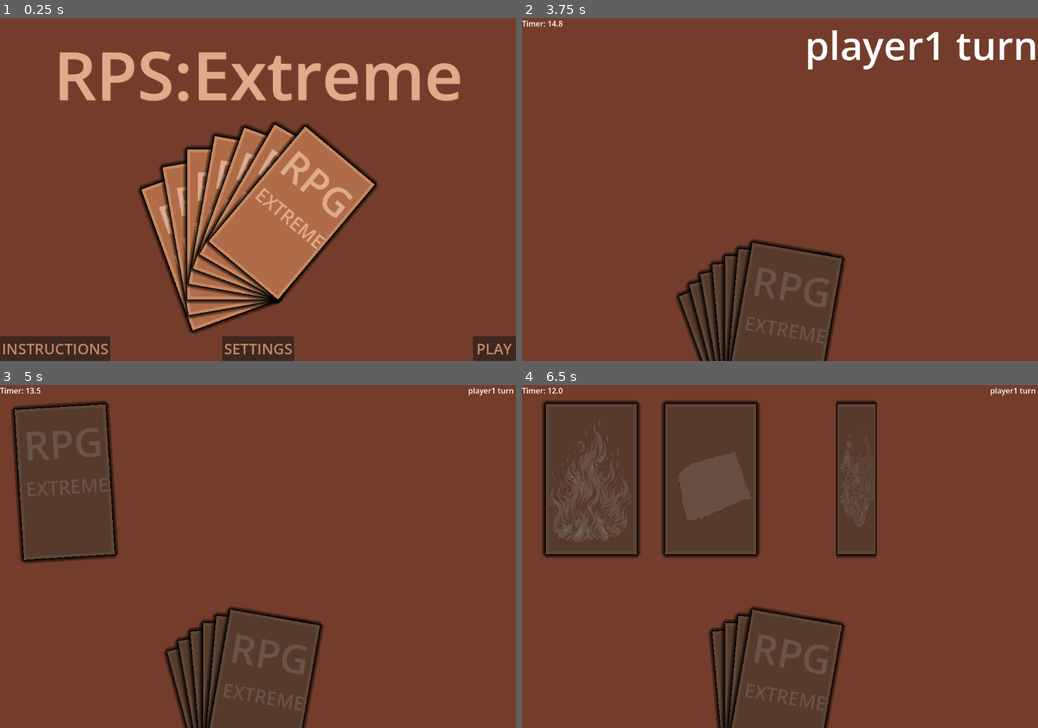
Above: before the commit, frames 1-4 (two rows, left to right).
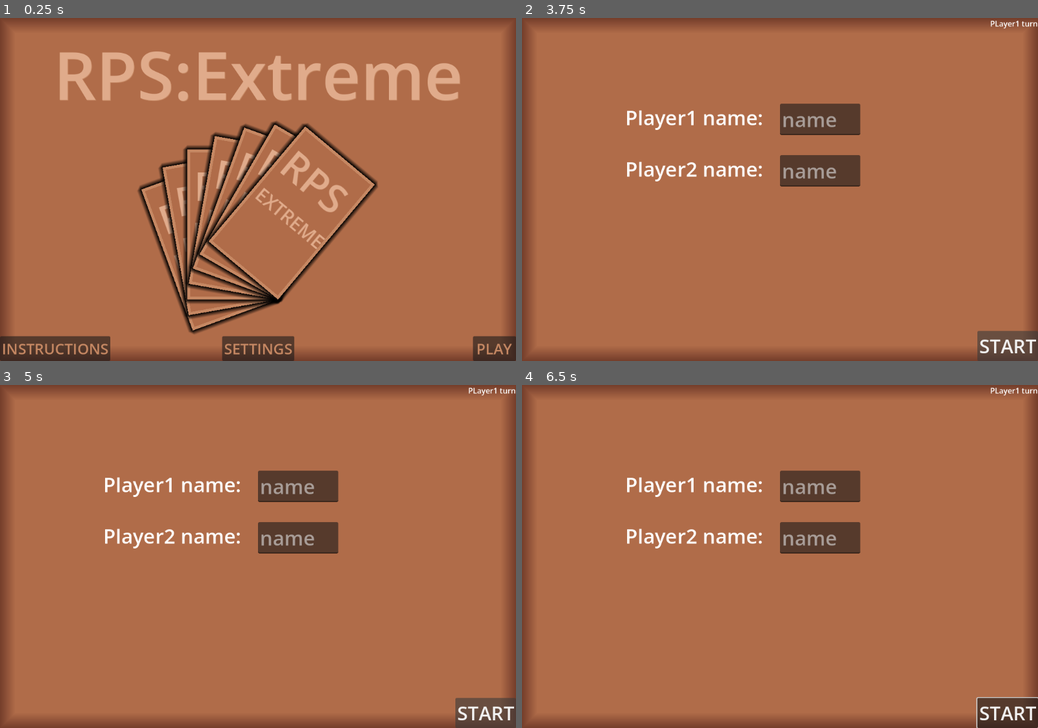
Above: after the commit, the same moments.

Repository: smkillerz777-star/RPS-Extreme
Game: Godot game, scene res://main_menu.tscn
Two runs of this game, one before a commit and one after it. Both use one fixed random seed, a clock stepped at 60 frames per second and the inputs below.
Inputs (mouse positions are in pixels of both pictures, inside the frame that each line leads up to):
- Up to frame 1 (0.25 s): no input
- Up to frame 2 (3.75 s): click "INSTRUCTIONS" at 0.5 s; click "BACK" at 1.25 s; click "SETTINGS" at 2 s; click "BACK" at 2.75 s; click "PLAY" at 3.5 s
- Up to frame 3 (5 s): click (485, 714) at 4.25 s, where only the run after the commit has a clickable "START"
- Up to frame 4 (6.5 s): click (1007, 714) at 5 s, where only the run after the commit has a clickable "START"; tap Enter at 5.75 s; move the mouse to (893, 539) at 5.77 s; hold Right from 5.78 s (still down); tap Alt at 5.85 s; click (893, 539) at 5.92 s

The runs differ from the first frame. In frame 1, 71% of the frame differs, in the area x 1-99%, y 1-99%; in frame 2, 94%, in the area x 0-100%, y 0-100%; in frame 3, 94%; in frame 4, 94%.

Commit message:
made it ready for export,added name input
added the export template, this thing took so much time bacause at the selection end i was setting the rotation in degrees but it takes input in radians and i took an hour to figure this out

Diff:
--- a/rps-extreme/card.tscn
+++ b/rps-extreme/card.tscn
@@ -93,7 +93,7 @@
 offset_bottom = 251.0
 theme_override_colors/font_color = Color(0.8784314, 0.67058825, 0.54509807, 1)
 theme_override_font_sizes/font_size = 84
-text = "RPG"
+text = "RPS"
 
 [node name="Label2" type="Label" parent="back" unique_id=748686281]
 offset_left = 13.0
--- a/rps-extreme/game_over.gd
+++ b/rps-extreme/game_over.gd
@@ -7,4 +7,5 @@
     global.score1 = 0
     global.score2 = 0
     global.time_past = 0
+    global.again = true
     get_tree().change_scene_to_file("res://main_game.tscn")
--- a/rps-extreme/global.gd
+++ b/rps-extreme/global.gd
@@ -9,3 +9,6 @@
 var player2 = "player2"
 var time_past = 0.0
 var winner = "player1"
+var rounds = 1
+var card_selected = 1
+var again = false
--- a/rps-extreme/instructions.tscn
+++ b/rps-extreme/instructions.tscn
@@ -2,6 +2,15 @@
 
 [ext_resource type="Script" uid="uid://ybwjvagn5py7" path="res://instructions.gd" id="1_7ls63"]
 [ext_resource type="Texture2D" uid="uid://iwprktscrbfg" path="res://graph.png" id="2_h8hbf"]
+
+[sub_resource type="StyleBoxFlat" id="StyleBoxFlat_h8hbf"]
+bg_color = Color(0.6901961, 0.42352942, 0.28627452, 1)
+border_width_left = 32
+border_width_top = 32
+border_width_right = 32
+border_width_bottom = 32
+border_color = Color(0.45490196, 0.23921569, 0.16862746, 1)
+border_blend = true
 
 [node name="Instructions" type="Control" unique_id=1292410311]
 layout_mode = 3
@@ -12,14 +21,14 @@
 grow_vertical = 2
 script = ExtResource("1_7ls63")
 
-[node name="ColorRect" type="ColorRect" parent="." unique_id=1027380291]
+[node name="Panel" type="Panel" parent="." unique_id=1032742952]
 layout_mode = 1
 anchors_preset = 15
 anchor_right = 1.0
 anchor_bottom = 1.0
 grow_horizontal = 2
 grow_vertical = 2
-color = Color(0.45490196, 0.23921569, 0.16862746, 1)
+theme_override_styles/panel = SubResource("StyleBoxFlat_h8hbf")
 
 [node name="Back" type="Button" parent="." unique_id=1370110437]
 layout_mode = 1
--- a/rps-extreme/main_game.gd
+++ b/rps-extreme/main_game.gd
@@ -9,9 +9,8 @@
 var score1 = 0
 var score2 = 0
 func _ready():
-	tween = create_tween()
-	label_animation(global.player1+" turn")
-	selection_start()
+	if(global.again):
+		game_start()
 func _process(delta: float) -> void:
 	global.time_past += delta
 	$Time_left.text = "Timer: " + str($Timer.time_left).substr(0,str($Timer.time_left).find(".")+2)
@@ -19,6 +18,8 @@
 		$Timer.stop()
 		$Timer.timeout.emit()
 		element_selected=0
+	max_element_selected = global.card_selected
+	max_match_game = global.rounds
 
 func _on_timer_timeout() -> void:
 	if(turn==1):
@@ -100,6 +101,8 @@
 		if(selected_cards.find(i)==-1):
 			turn_back(get_child(i+4))
 	for i in range(4,11):
+		var angle = (i-8)*5/180.0*PI
+		tween.tween_property(get_child(i),"rotation",angle,0.15)
 		tween.tween_property(get_child(i),"position",Vector2(615,815),0.15)
 
 func turn_front(card):
@@ -216,3 +219,22 @@
 
 func game_over():
 	get_tree().change_scene_to_file("res://game_over.tscn")
+func game_start():
+	$start.visible = false
+	$input1.visible = false
+	$input2.visible = false
+	$player1.visible = false
+	$player2.visible = false
+	$Time_left.visible = true
+	for i in range(4,11):
+		get_child(i).visible = true
+	tween = create_tween()
+	label_animation(global.player1+" turn")
+	selection_start()
+
+func _on_start_pressed() -> void:
+	if($input1.text=="" or $input2.text==""):
+		return
+	global.player1 = $input1.text
+	global.player2 = $input2.text
+	game_start()
--- a/rps-extreme/main_game.tscn
+++ b/rps-extreme/main_game.tscn
@@ -2,6 +2,15 @@
 
 [ext_resource type="Script" uid="uid://bgwnuwrrvxb5r" path="res://main_game.gd" id="1_1oj5k"]
 [ext_resource type="PackedScene" uid="uid://bdqimnhsve36w" path="res://card.tscn" id="2_yx7mw"]
+
+[sub_resource type="StyleBoxFlat" id="StyleBoxFlat_yx7mw"]
+bg_color = Color(0.6901961, 0.42352942, 0.28627452, 1)
+border_width_left = 32
+border_width_top = 32
+border_width_right = 32
+border_width_bottom = 32
+border_color = Color(0.45490196, 0.23921569, 0.16862746, 1)
+border_blend = true
 
 [node name="main_game" type="Control" unique_id=721060528]
 layout_mode = 3
@@ -12,28 +21,26 @@
 grow_vertical = 2
 script = ExtResource("1_1oj5k")
 
-[node name="ColorRect" type="ColorRect" parent="." unique_id=1070500112]
+[node name="Panel" type="Panel" parent="." unique_id=1351053319]
 layout_mode = 1
 anchors_preset = 15
 anchor_right = 1.0
 anchor_bottom = 1.0
-offset_right = 1.9599991
 grow_horizontal = 2
 grow_vertical = 2
-color = Color(0.45490196, 0.23921569, 0.16862746, 1)
+theme_override_styles/panel = SubResource("StyleBoxFlat_yx7mw")
 
 [node name="Timer" type="Timer" parent="." unique_id=1912111264]
 wait_time = 15.0
 one_shot = true
-autostart = true
 
 [node name="Time_left" type="Label" parent="." unique_id=18276532]
+visible = false
 layout_mode = 0
 offset_right = 40.0
 offset_bottom = 23.0
 
 [node name="Label" type="Label" parent="." unique_id=1669479507]
-visible = false
 layout_mode = 1
 anchors_preset = 1
 anchor_left = 1.0
@@ -45,6 +52,7 @@
 text = "PLayer1 turn"
 
 [node name="fire" type="Node2D" parent="." unique_id=973686295]
+visible = false
 position = Vector2(615, 815)
 rotation = -0.34906584
 
@@ -58,6 +66,7 @@
 "
 
 [node name="paper" type="Node2D" parent="." unique_id=1794135952]
+visible = false
 position = Vector2(615, 815)
 rotation = -0.2617994
 
@@ -69,6 +78,7 @@
 offset_top = -315.0
 
 [node name="water" type="Node2D" parent="." unique_id=1034746933]
+visible = false
 position = Vector2(615, 815)
 rotation = -0.17453292
 
@@ -80,6 +90,7 @@
 offset_top = -315.0
 
 [node name="earth" type="Node2D" parent="." unique_id=1562308147]
+visible = false
 position = Vector2(615, 815)
 rotation = -0.08726646
 
@@ -93,6 +104,7 @@
 "
 
 [node name="scissors" type="Node2D" parent="." unique_id=1767417697]
+visible = false
 position = Vector2(615, 815)
 
 [node name="card" parent="scissors" unique_id=151280979 instance=ExtResource("2_yx7mw")]
@@ -105,6 +117,7 @@
 "
 
 [node name="air" type="Node2D" parent="." unique_id=287175301]
+visible = false
 position = Vector2(615, 815)
 rotation = 0.08726646
 
@@ -116,6 +129,7 @@
 offset_top = -315.0
 
 [node name="rock" type="Node2D" parent="." unique_id=212986369]
+visible = false
 position = Vector2(615, 815)
 rotation = 0.17453292
 
@@ -125,6 +139,68 @@
 [node name="rock" type="Button" parent="rock" unique_id=186819818]
 offset_left = -190.0
 offset_top = -315.0
+
+[node name="player1" type="Label" parent="." unique_id=1794818803]
+layout_mode = 1
+anchors_preset = -1
+anchor_left = 0.2
+anchor_top = 0.25
+anchor_right = 0.3
+anchor_bottom = 0.25
+offset_right = 40.0
+offset_bottom = 23.0
+theme_override_font_sizes/font_size = 42
+text = "Player1 name:"
+
+[node name="input1" type="LineEdit" parent="." unique_id=404503558]
+layout_mode = 1
+anchors_preset = -1
+anchor_left = 0.5
+anchor_top = 0.25
+anchor_right = 0.5
+anchor_bottom = 0.25
+offset_right = 168.0
+offset_bottom = 66.0
+theme_override_font_sizes/font_size = 42
+placeholder_text = "name"
+
+[node name="player2" type="Label" parent="." unique_id=1254290456]
+layout_mode = 1
+anchors_preset = -1
+anchor_left = 0.2
+anchor_top = 0.4
+anchor_right = 0.3
+anchor_bottom = 0.4
+offset_right = 40.0
+offset_bottom = 23.0
+theme_override_font_sizes/font_size = 42
+text = "Player2 name:"
+
+[node name="input2" type="LineEdit" parent="." unique_id=1832176645]
+layout_mode = 1
+anchors_preset = -1
+anchor_left = 0.5
+anchor_top = 0.4
+anchor_right = 0.5
+anchor_bottom = 0.4
+offset_right = 168.0
+offset_bottom = 66.0
+theme_override_font_sizes/font_size = 42
+placeholder_text = "name"
+
+[node name="start" type="Button" parent="." unique_id=2124348283]
+layout_mode = 1
+anchors_preset = 3
+anchor_left = 1.0
+anchor_top = 1.0
+anchor_right = 1.0
+anchor_bottom = 1.0
+offset_left = -127.0
+offset_top = -63.0
+grow_horizontal = 0
+grow_vertical = 0
+theme_override_font_sizes/font_size = 40
+text = "START"
 
 [connection signal="timeout" from="Timer" to="." method="_on_timer_timeout"]
 [connection signal="pressed" from="fire/fire2" to="." method="_on_fire_pressed"]
@@ -134,3 +210,4 @@
 [connection signal="pressed" from="scissors/scissors" to="." method="_on_scissors_pressed"]
 [connection signal="pressed" from="air/air" to="." method="_on_air_pressed"]
 [connection signal="pressed" from="rock/rock" to="." method="_on_rock_pressed"]
+[connection signal="pressed" from="start" to="." method="_on_start_pressed"]
--- a/rps-extreme/main_menu.tscn
+++ b/rps-extreme/main_menu.tscn
@@ -2,6 +2,15 @@
 
 [ext_resource type="Script" uid="uid://bkrt1qt7git6" path="res://main_menu.gd" id="1_06t4h"]
 [ext_resource type="PackedScene" uid="uid://bdqimnhsve36w" path="res://card.tscn" id="2_7vrkn"]
+
+[sub_resource type="StyleBoxFlat" id="StyleBoxFlat_7vrkn"]
+bg_color = Color(0.6901961, 0.42352942, 0.28627452, 1)
+border_width_left = 32
+border_width_top = 32
+border_width_right = 32
+border_width_bottom = 32
+border_color = Color(0.45490196, 0.23921569, 0.16862746, 1)
+border_blend = true
 
 [node name="main_menu" type="Control" unique_id=407472160]
 layout_mode = 3
@@ -12,14 +21,14 @@
 grow_vertical = 2
 script = ExtResource("1_06t4h")
 
-[node name="Background" type="ColorRect" parent="." unique_id=134464312]
+[node name="Panel" type="Panel" parent="." unique_id=1155414104]
 layout_mode = 1
 anchors_preset = 15
 anchor_right = 1.0
 anchor_bottom = 1.0
 grow_horizontal = 2
 grow_vertical = 2
-color = Color(0.45490196, 0.23921569, 0.16862746, 1)
+theme_override_styles/panel = SubResource("StyleBoxFlat_7vrkn")
 
 [node name="Play_Button" type="Button" parent="." unique_id=987525538]
 layout_mode = 1
--- a/rps-extreme/settings.gd
+++ b/rps-extreme/settings.gd
@@ -3,3 +3,5 @@
 
 func _on_back_pressed() -> void:
 	get_tree().change_scene_to_file("res://main_menu.tscn")
+	global.rounds = int($input1.text)
+	global.card_selected = int($input2.text)
--- a/rps-extreme/settings.tscn
+++ b/rps-extreme/settings.tscn
@@ -29,7 +29,7 @@
 grow_vertical = 2
 theme_override_styles/panel = SubResource("StyleBoxFlat_jwo76")
 
-[node name="LineEdit" type="LineEdit" parent="." unique_id=1028867089]
+[node name="input1" type="LineEdit" parent="." unique_id=1028867089]
 layout_mode = 1
 anchors_preset = -1
 anchor_left = 0.4
@@ -53,7 +53,7 @@
 theme_override_font_sizes/font_size = 42
 text = "Rounds :"
 
-[node name="LineEdit2" type="LineEdit" parent="." unique_id=1720435450]
+[node name="input2" type="LineEdit" parent="." unique_id=1720435450]
 layout_mode = 1
 anchors_preset = -1
 anchor_left = 0.5
Not shown, added: rps-extreme/export_presets.cfg
